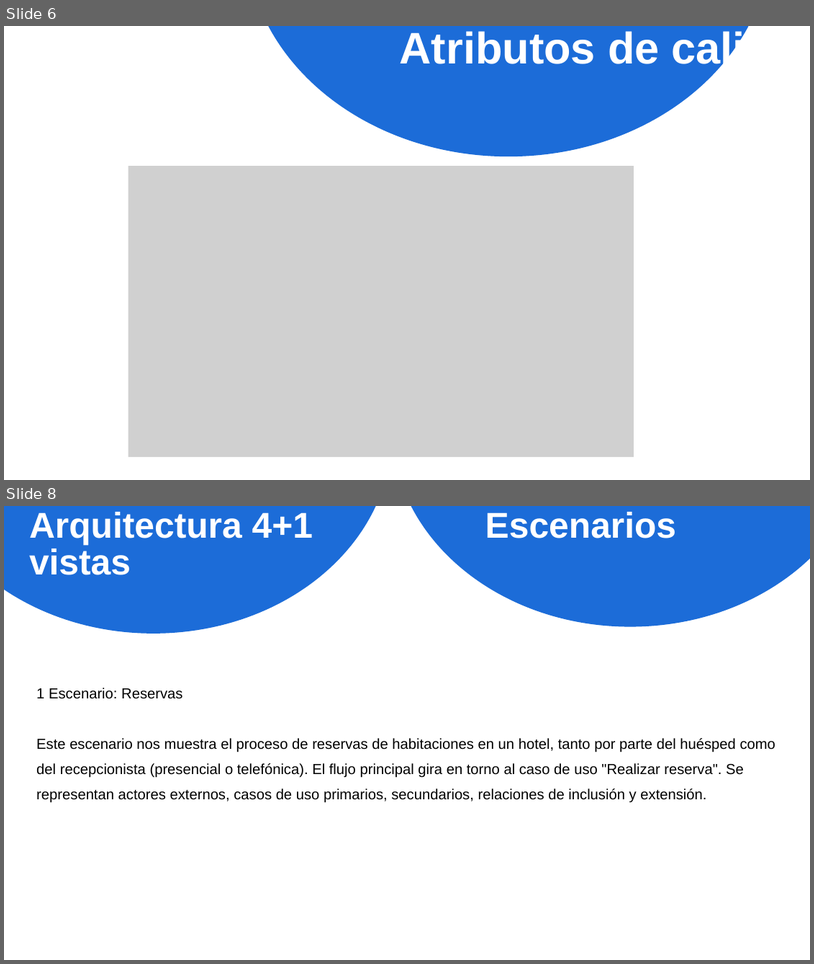
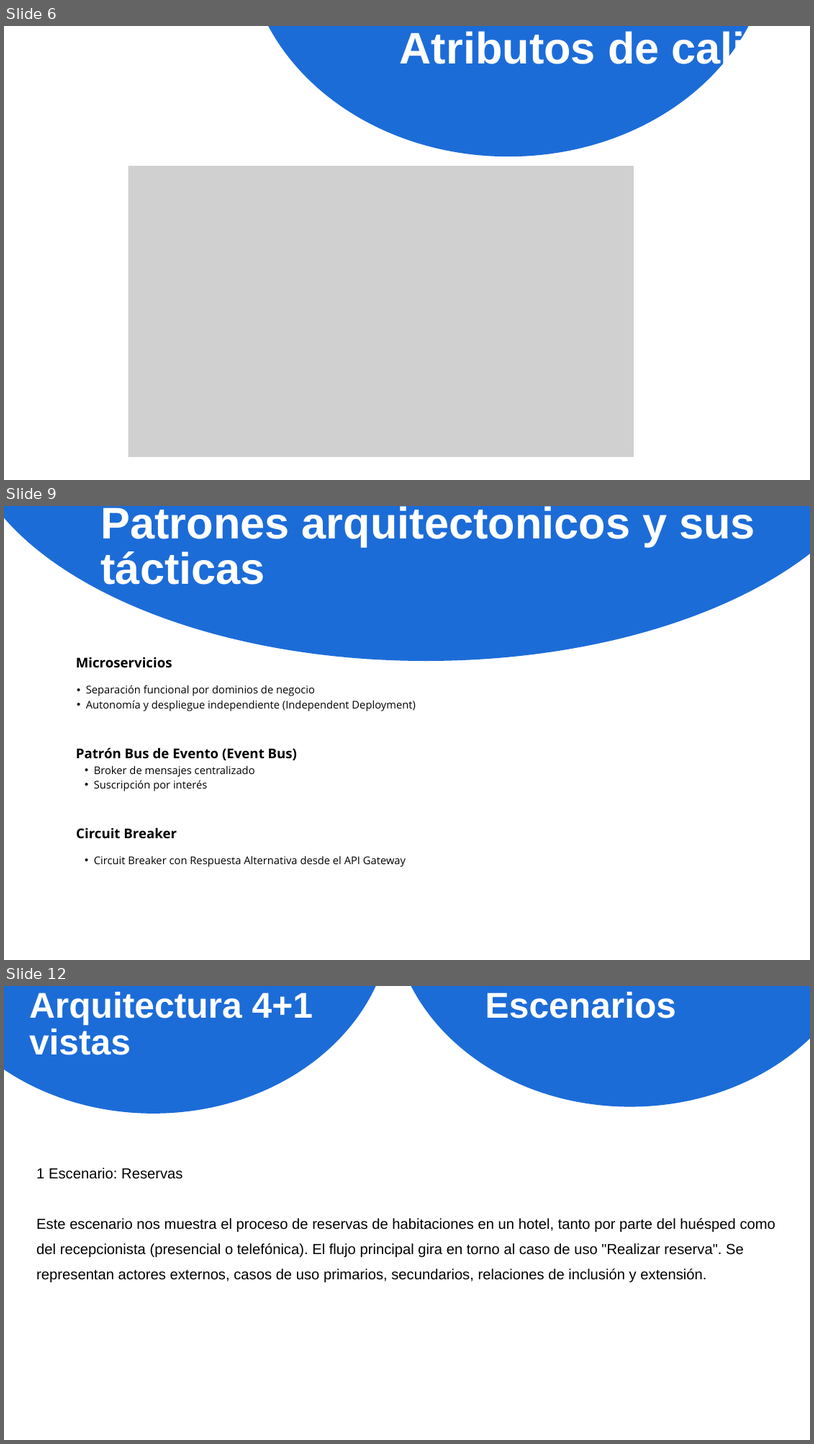
Before and after one commit to Jucer74/SoftwareArchitecture, a slide deck: Project/Documentos/Rommies.pptx. Shown one above the other, each under a label of ours: slides 6 and 8 before the commit, slides 6, 9 and 12 after it; the slides between them are not shown. The pictures are 814x964 and 814x1444 pixels, drawn with LibreOffice and Linux fonts; fonts in the diff are those of the drawing; grey boxes stand for pictures. Boxes give left, top, right and bottom in pixels: in the first picture for what was removed or moved away, otherwise in the second. Text is boxed around its words. In the diff, an @@ line names an element or a change of style, - is before the commit and + after.

```diff
--- a/Project/Documentos/Rommies.pptx
+++ b/Project/Documentos/Rommies.pptx
@@ slide 9 added at (x1=4, y1=506, x2=810, y2=960), background #FFFFFF @@
@@ freeform shape added at (x1=4, y1=506, x2=810, y2=661), fill #1C6CD8 @@
@@ text added at (x1=100, y1=506, x2=756, y2=592), 78.8 pt, text #FFFFFF, bold @@
+Patrones arquitectonicos y sus tácticas
@@ text added at (x1=76, y1=657, x2=172, y2=668), 24 pt, text #000000, bold @@
+Microservicios
@@ text added at (x1=86, y1=685, x2=415, y2=711), 19 pt, text #000000 @@
+  • Separación funcional por dominios de negocio
+  • Autonomía y despliegue independiente (Independent Deployment)
@@ text added at (x1=76, y1=747, x2=297, y2=791), 19 pt, text #000000 @@
+Patrón Bus de Evento (Event Bus)
+  • Broker de mensajes centralizado
+  • Suscripción por interés
@@ text added at (x1=76, y1=827, x2=177, y2=839), 24 pt, text #000000, bold @@
+Circuit Breaker
@@ text added at (x1=94, y1=855, x2=406, y2=867), 19 pt, text #000000 @@
+  • Circuit Breaker con Respuesta Alternativa desde el API Gateway
@@ what was slide 8 is now slide 12 @@
```
Also in this commit, not shown: 2 slides changed, 5 other slides added, 1 other file.
